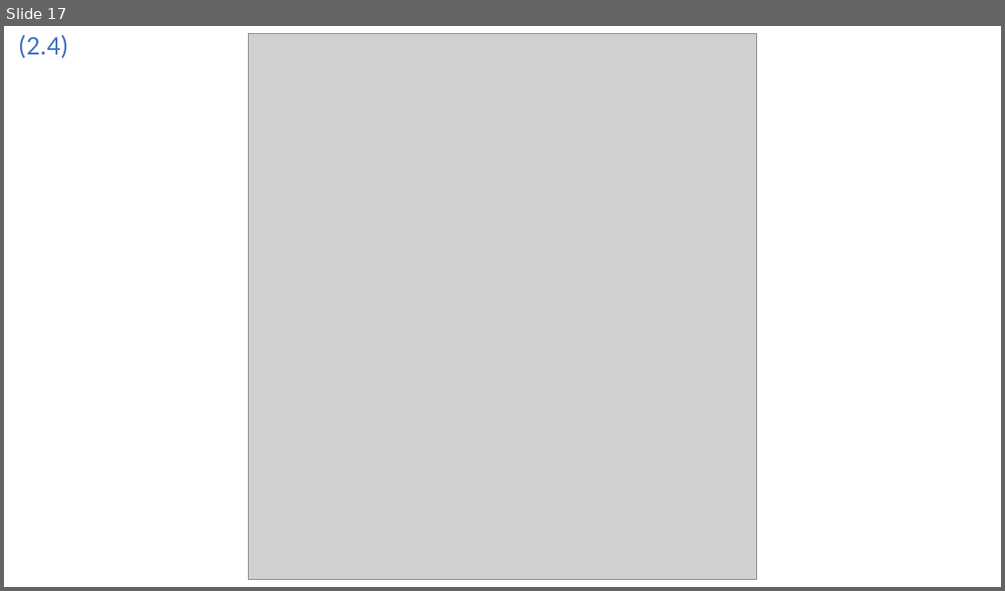
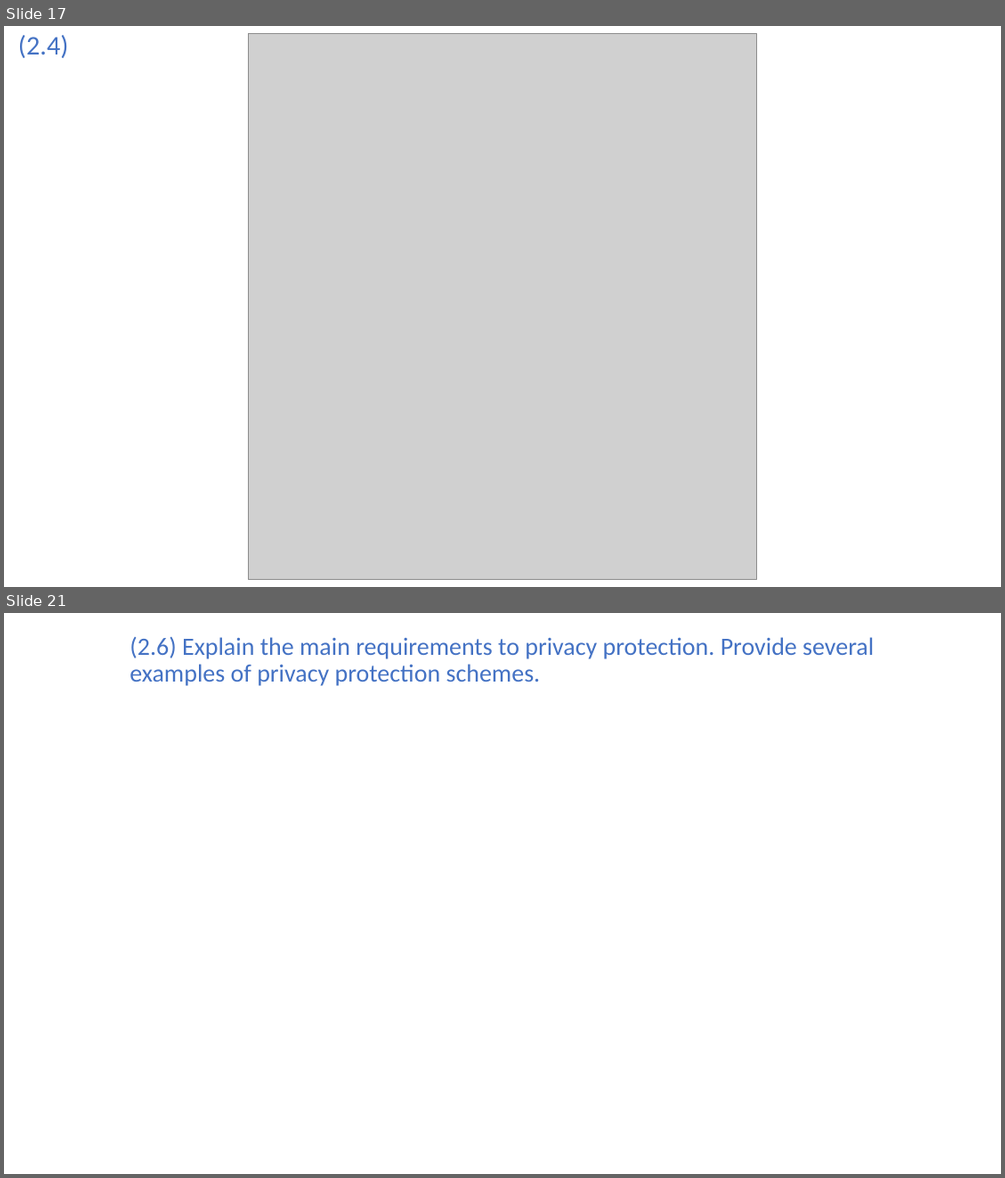
Before and after one commit to Joao-Quinta/master_cours_choix, a slide deck: securite_multimedia/exam_prep/section_2.odp. Shown one above the other, each under a label of ours: slide 17 before the commit, slides 17 and 21 after it; the slides between them are not shown. The pictures are 1005x591 and 1005x1178 pixels, drawn with LibreOffice and Linux fonts; fonts in the diff are those of the drawing; grey boxes stand for pictures; background and template pictures are left out. Boxes give left, top, right and bottom in pixels: in the first picture for what was removed or moved away, otherwise in the second. Text is boxed around its words. In the diff, an @@ line names an element or a change of style, - is before the commit and + after.

```diff
--- a/securite_multimedia/exam_prep/section_2.odp
+++ b/securite_multimedia/exam_prep/section_2.odp
@@ slide 21 added at <box>4,613,1001,1174</box>, background #FFFFFF @@
@@ title added at <box>129,637,874,686</box>, 24 pt, text #4472C4 @@
+(2.6) Explain the main requirements to privacy protection. Provide several examples of privacy protection schemes.
```
Also in this commit, not shown: 15 slides changed, 2 other slides added, 6 other files.
